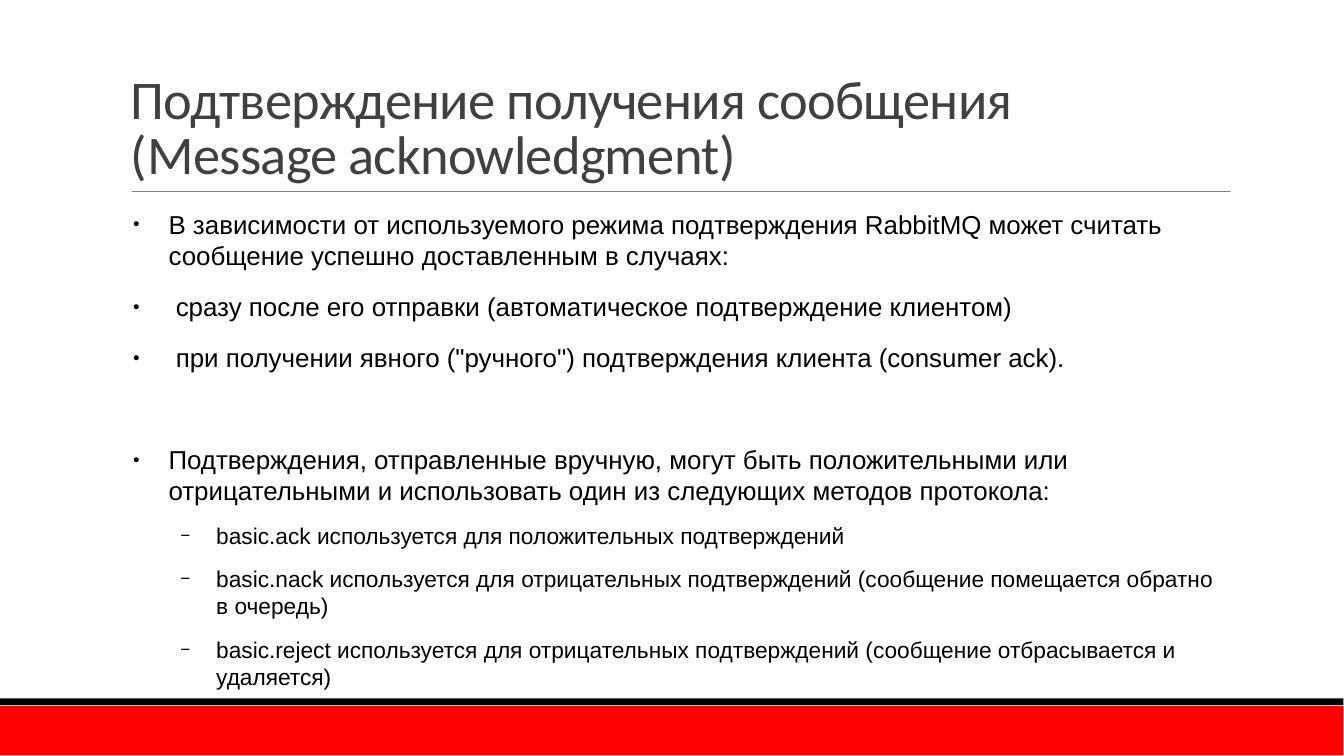
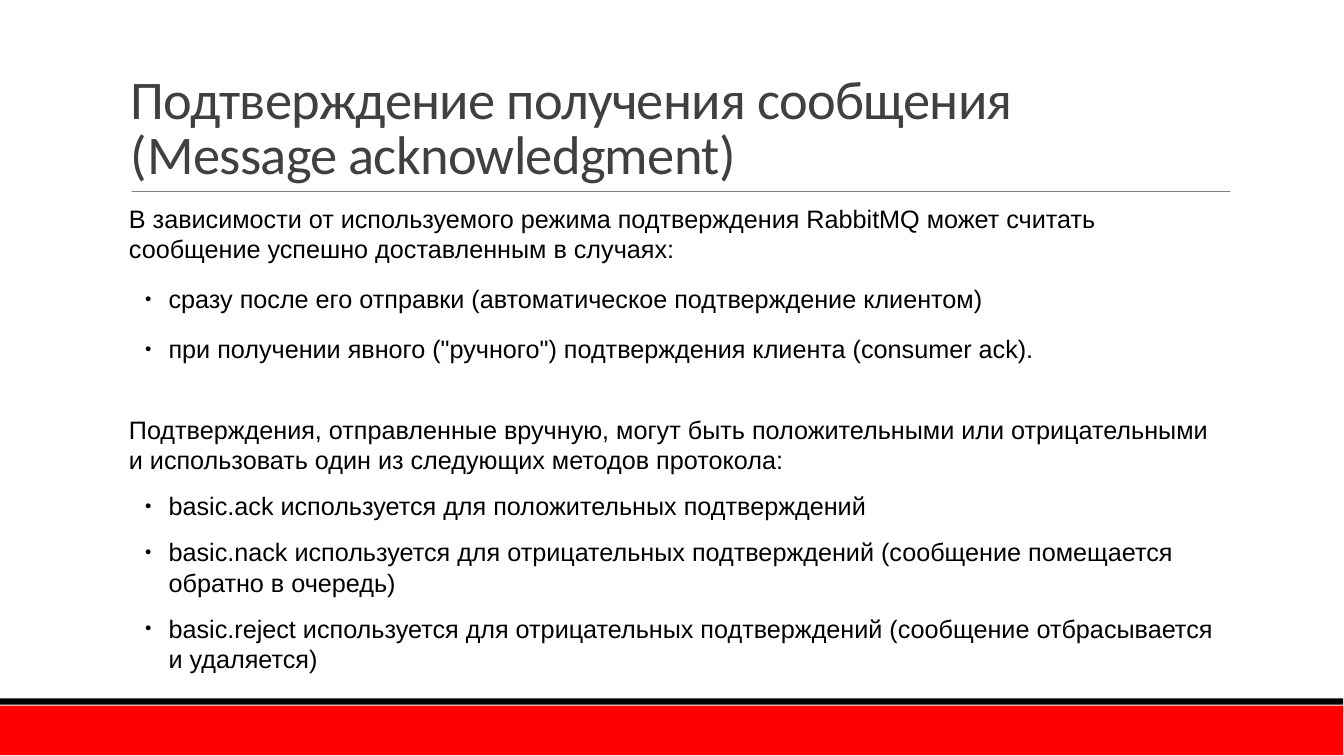
Before and after one commit to TurCons/DisconfRabbitMq, a slide deck: slide 26 of presentation/RabbitMQ.pptx. Drawn at 1344x756 pixels with LibreOffice and Linux fonts; fonts in the diff are those of the drawing; background and template pictures are left out. Boxes give left, top, right and bottom in pixels: in the first picture for what was removed or moved away, otherwise in the second. Text is boxed around its words. In the diff, an @@ line names an element or a change of style, - is before the commit and + after.

Commit message:
commit 1

```diff
--- a/presentation/RabbitMQ.pptx
+++ b/presentation/RabbitMQ.pptx
@@ text "В зависимости от используемого режима ..." at [129,209,1213,643]: size 18.6 to 18 pt in "В зависимости от используемого режима подтверждения RabbitMQ ...", "сразу после его отправки (автоматическое подтверждение клиен ...", "при получении явного ("ручного") подтверждения клиента (cons ...", "Подтверждения, отправленные вручную, могут быть положительны ..."; size 16.2 to 18 pt in "basic.ack используется для положительных подтверждений", "basic.nack используется для отрицательных подтверждений (соо ...", "basic.reject используется для отрицательных подтверждений (с ..."; bullet ● to none; indent changed; bullet − to ●; list level 2 to 1 in "basic.ack используется для положительных подтверждений"; list level 2 to 1 in "basic.nack используется для отрицательных подтверждений ..."; list level 2 to 1 in "basic.reject используется для отрицательных подтверждений ..." @@
```
Also in this commit, not shown: 2 other slides changed, 2 slides added, 2 slides removed.
